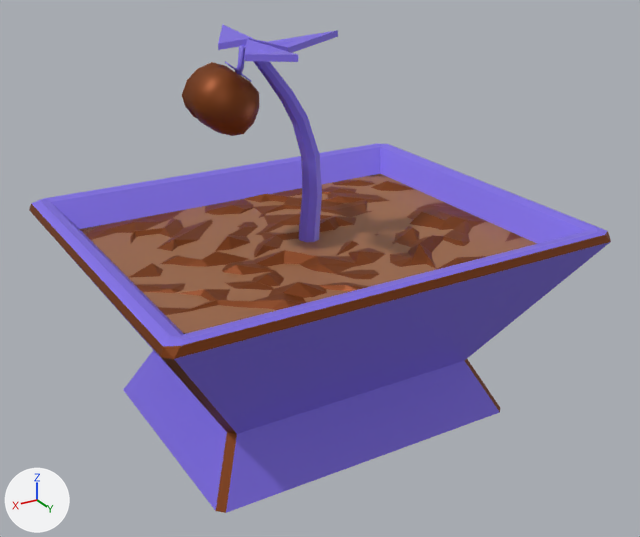
Two versions of the Blender file Assets/Models/Botany.blend, one commit apart.
Camera for both pictures: a 50 mm camera at (1.55, 2.67, 1.9) aimed at (-0.03, 0.04, 0.59). The axes (+X, +Y, +Z) are drawn at lower left. The lights are the same throughout.

Objects in the first picture: 'BotanyTrayLight', 'BotanyTray_Use', 'Grow_Tomato'.
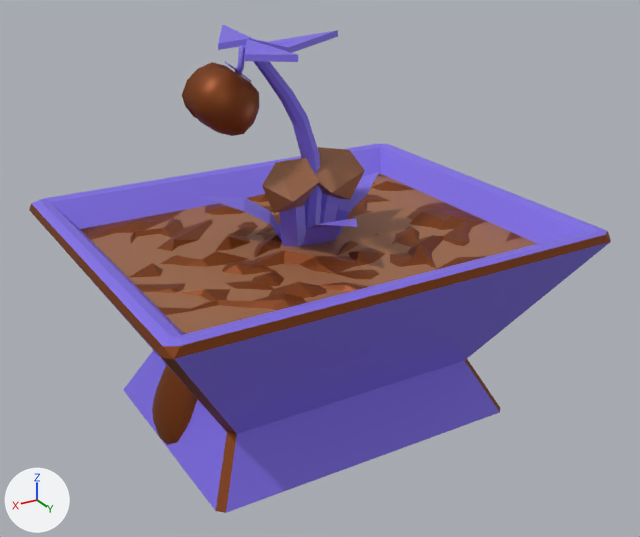
Where the change shows, as pixel boxes (x1, y1, x2, y2) in the pictures (640 x 537 px):
'Grow_Eggplant', shown: after (200, 147, 379, 247)
'Plant_Eggplant', shown (brown): after (152, 364, 197, 445)

The change, as a list of edits to the scene's bpy script:
```text
Change ob_grow_eggplant:
    remove ob_grow_eggplant.hide_set(True)
Change ob_plant_eggplant:
    remove ob_plant_eggplant.hide_set(True)
```
